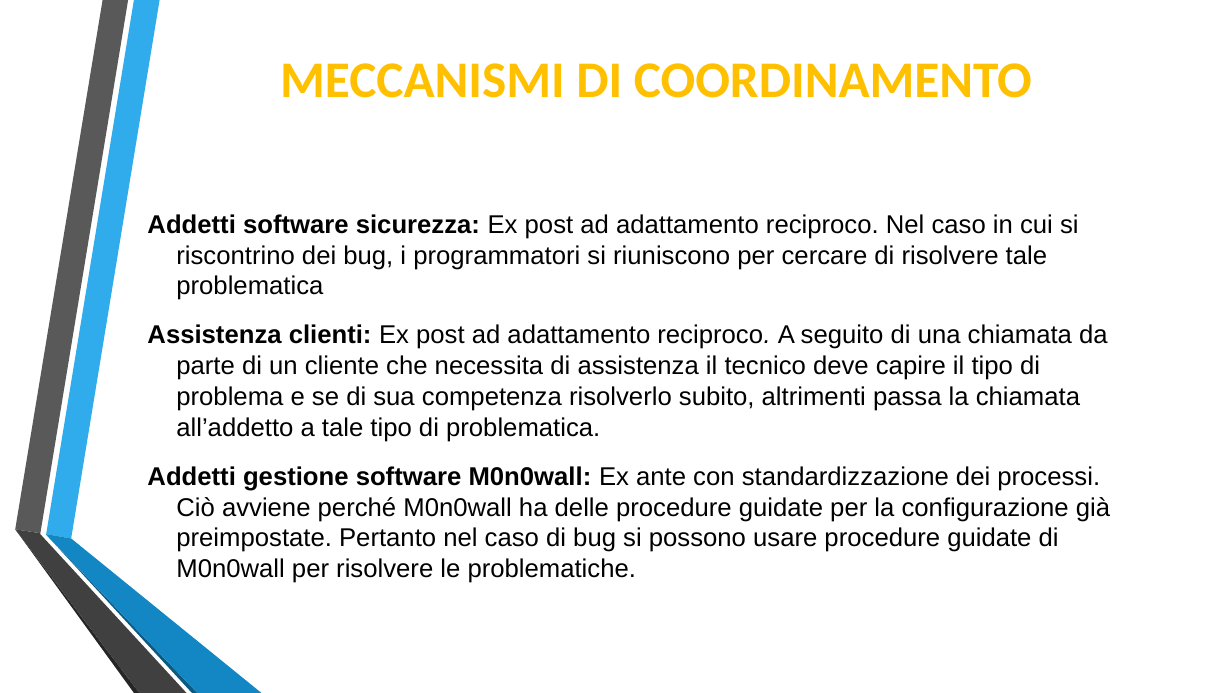
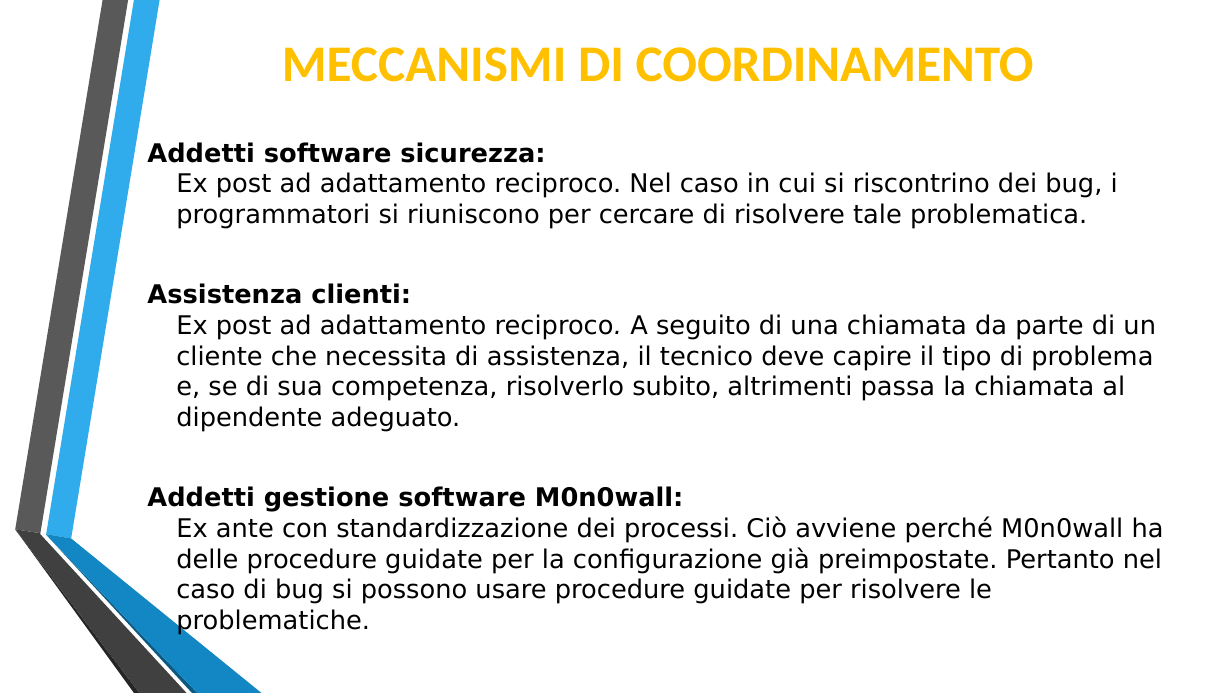
Before and after one commit to Lince99/GPOI, a slide deck: slide 6 of m0n0wall/Presentazione_M0n0wall.odp. Drawn at 1232x693 pixels with LibreOffice and Linux fonts; fonts in the diff are those of the drawing. Boxes give left, top, right and bottom in pixels: in the first picture for what was removed or moved away, otherwise in the second. Text is boxed around its words. In the diff, an @@ line names an element or a change of style, - is before the commit and + after.

```diff
--- a/m0n0wall/Presentazione_M0n0wall.odp
+++ b/m0n0wall/Presentazione_M0n0wall.odp
@@ title "MECCANISMI DI COORDINAMENTO": place and size @@
-title "MECCANISMI DI COORDINAMENTO" at bbox=[280, 63, 1032, 98]
+title "MECCANISMI DI COORDINAMENTO" at bbox=[282, 47, 1034, 82]
@@ text at bbox=[147, 142, 1164, 635]: text changed; font Arial to DejaVu Sans @@
-Addetti software sicurezza: Ex post ad adattamento reciproco. Nel caso in cui si riscontrino dei bug, i programmatori si riuniscono per cercare di risolvere tale problematica
-Assistenza clienti: Ex post ad adattamento reciproco. A seguito di una chiamata da parte di un cliente che necessita di assistenza il tecnico deve capire il tipo di problema e se di sua competenza risolverlo subito, altrimenti passa la chiamata all’addetto a tale tipo di problematica.
-Addetti gestione software M0n0wall: Ex ante con standardizzazione dei processi. Ciò avviene perché M0n0wall ha delle procedure guidate per la configurazione già preimpostate. Pertanto nel caso di bug si possono usare procedure guidate di M0n0wall per risolvere le problematiche.
+Addetti software sicurezza:
+Ex post ad adattamento reciproco. Nel caso in cui si riscontrino dei bug, i programmatori si riuniscono per cercare di risolvere tale problematica.
+Assistenza clienti:
+Ex post ad adattamento reciproco. A seguito di una chiamata da parte di un cliente che necessita di assistenza, il tecnico deve capire il tipo di problema e, se di sua competenza, risolverlo subito, altrimenti passa la chiamata al dipendente adeguato.
+Addetti gestione software M0n0wall:
+Ex ante con standardizzazione dei processi. Ciò avviene perché M0n0wall ha delle procedure guidate per la configurazione già preimpostate. Pertanto nel caso di bug si possono usare procedure guidate per risolvere le problematiche.
```
Also in this commit, not shown: 6 other slides changed, 2 slides added, 2 slides removed, 1 other file.
